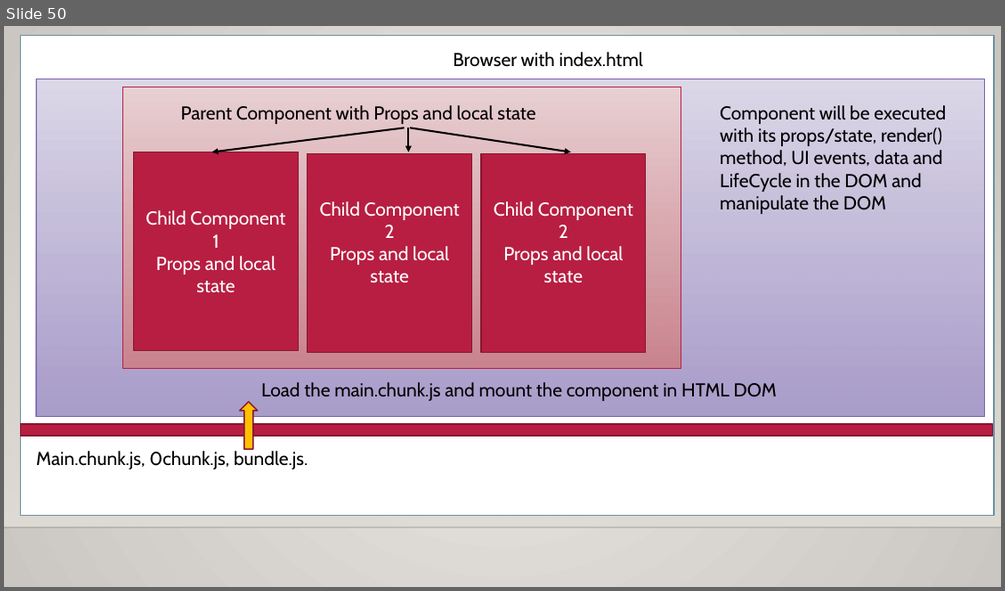
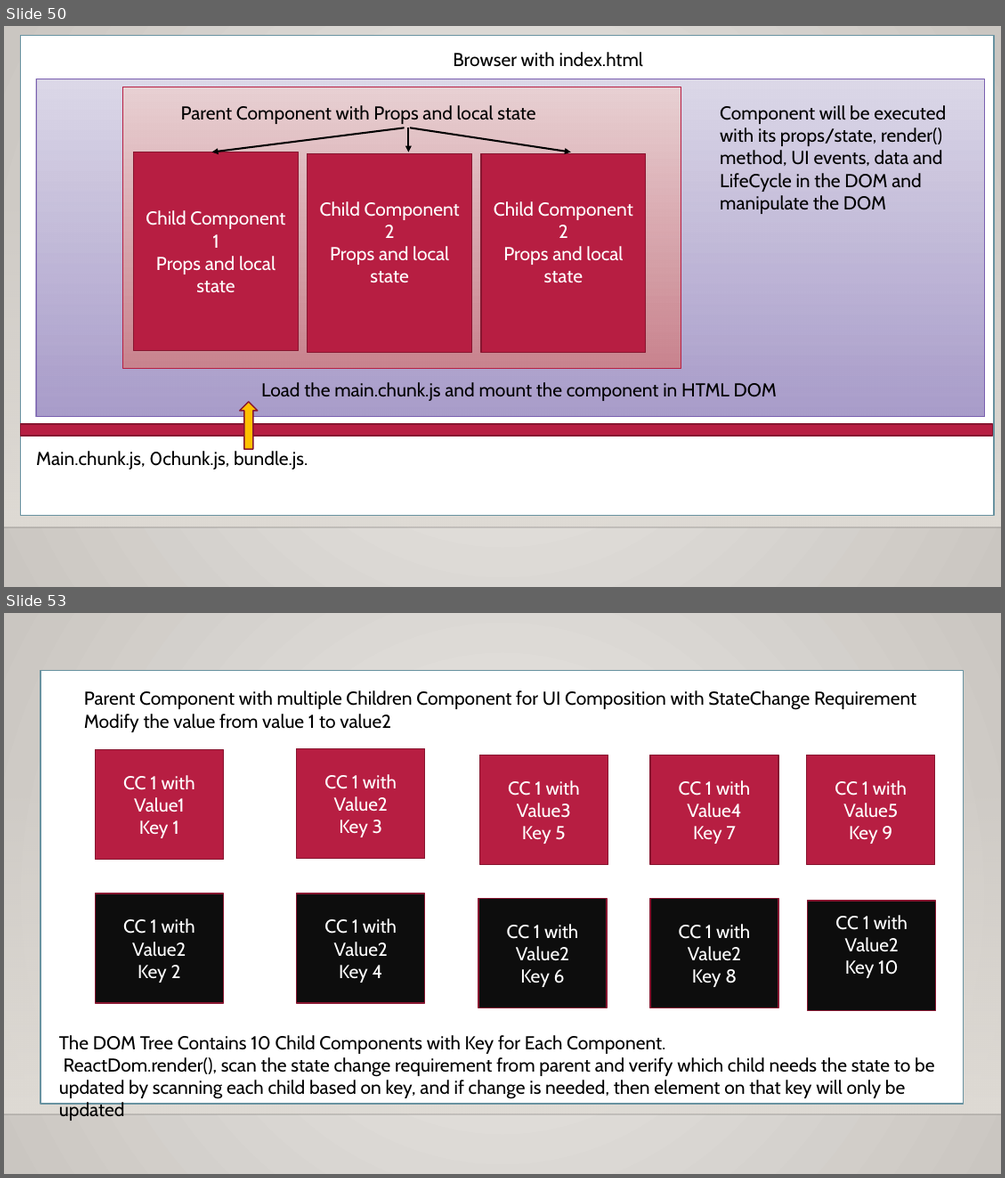
Before and after one commit to maheshsabnis/blazejan2021, a slide deck: Training_Notes_PPTs.pptx. Shown one above the other, each under a label of ours: slide 50 before the commit, slides 50 and 53 after it; the slides between them are not shown. The pictures are 1005x591 and 1005x1178 pixels, drawn with LibreOffice and Linux fonts; fonts in the diff are those of the drawing; background and template pictures are left out. Boxes give left, top, right and bottom in pixels: in the first picture for what was removed or moved away, otherwise in the second. Text is boxed around its words. In the diff, an @@ line names an element or a change of style, - is before the commit and + after.

```diff
--- a/Training_Notes_PPTs.pptx
+++ b/Training_Notes_PPTs.pptx
@@ slide 53 added at (4,613,1001,1174), background gradient #ECEAE7 to #CAC7C1; not listed: 2 template elements that a slide beside it also shows @@
@@ rectangle added at (40,671,963,1103), fill #FFFFFF, outline #6892A0 1.25 pt @@
@@ text added at (84,690,916,732), 18 pt, text #000000 @@
+Parent Component with multiple Children Component for UI Composition with StateChange Requirement
+Modify the value from value 1 to value2
@@ rectangle added at (96,750,223,860), fill #B71E42, outline #871631 1.25 pt, 18 pt, text #FFFFFF @@
+CC 1 with Value1
+Key 1
@@ rectangle added at (297,749,424,859), fill #B71E42, outline #871631 1.25 pt, 18 pt, text #FFFFFF @@
+CC 1 with Value2
+Key 3
@@ rectangle added at (479,755,607,865), fill #B71E42, outline #871631 1.25 pt, 18 pt, text #FFFFFF @@
+CC 1 with Value3
+Key 5
@@ rectangle added at (650,755,778,865), fill #B71E42, outline #871631 1.25 pt, 18 pt, text #FFFFFF @@
+CC 1 with Value4
+Key 7
@@ rectangle added at (807,755,935,865), fill #B71E42, outline #871631 1.25 pt, 18 pt, text #FFFFFF @@
+CC 1 with Value5
+Key 9
@@ rectangle added at (96,893,223,1004), fill #0D0D0D, outline #871631 1.25 pt, 18 pt, text #FFFFFF @@
+CC 1 with Value2
+Key 2
@@ rectangle added at (297,893,424,1004), fill #0D0D0D, outline #871631 1.25 pt, 18 pt, text #FFFFFF @@
+CC 1 with Value2
+Key 4
@@ rectangle added at (479,899,607,1008), fill #0D0D0D, outline #871631 1.25 pt, 18 pt, text #FFFFFF @@
+CC 1 with Value2
+Key 6
@@ rectangle added at (650,899,778,1008), fill #0D0D0D, outline #871631 1.25 pt, 18 pt, text #FFFFFF @@
+CC 1 with Value2
+Key 8
@@ rectangle added at (808,900,936,1011), fill #0D0D0D, outline #871631 1.25 pt, 18 pt, text #FFFFFF @@
+CC 1 with Value2
+Key 10
@@ text added at (59,1035,934,1099), 18 pt, text #000000 @@
+The DOM Tree Contains 10 Child Components with Key for Each Component.
+ReactDom.render(), scan the state change requirement from parent and verify which child needs the state to be updated by scanning each child based on key, and if change is needed, then element on that key will only be updated
```
Also in this commit, not shown: 2 other slides added, 11 other files.
